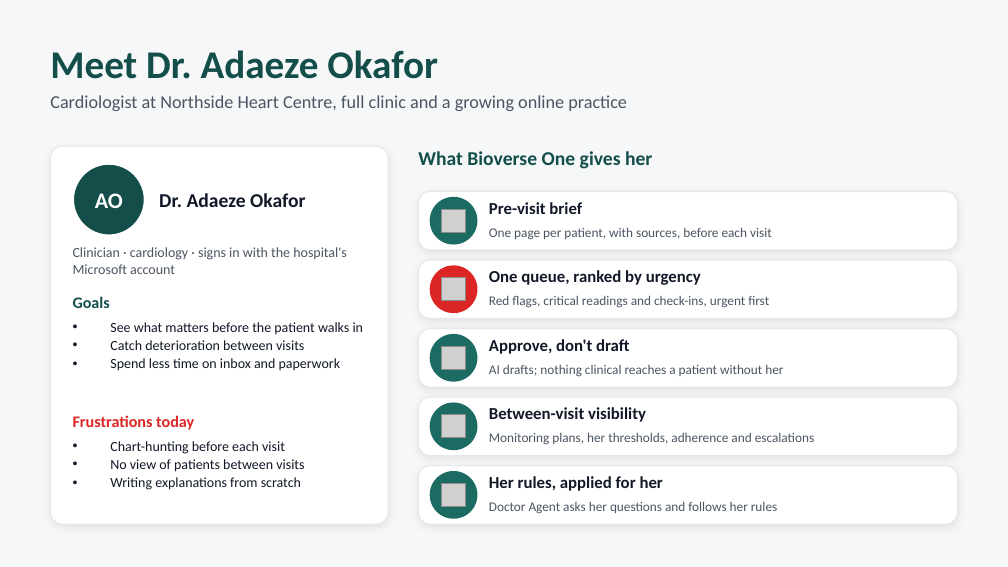
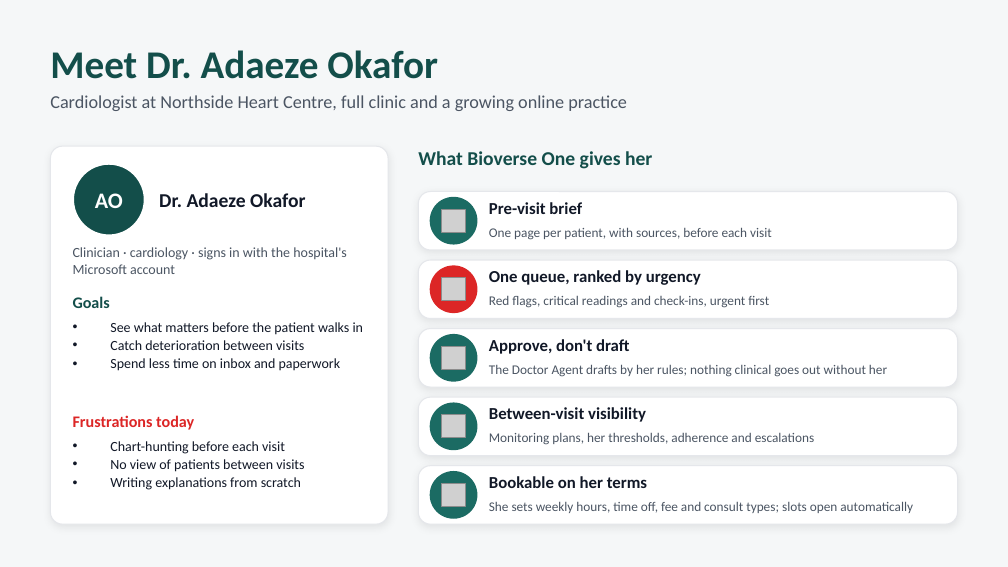
Before and after one commit to dilleeps/BioverseMyCare, a slide deck: slide 9 of docs/presentations/Bioverse-One-Personas.pptx (slide 7 before the commit). Drawn at 1008x567 pixels with LibreOffice and Linux fonts; fonts in the diff are those of the drawing; grey boxes stand for pictures. Boxes give left, top, right and bottom in pixels: in the first picture for what was removed or moved away, otherwise in the second. Text is boxed around its words. In the diff, an @@ line names an element or a change of style, - is before the commit and + after.

```diff
--- a/docs/presentations/Bioverse-One-Personas.pptx
+++ b/docs/presentations/Bioverse-One-Personas.pptx
@@ text at [489,364,887,377]: text changed @@
-AI drafts; nothing clinical reaches a patient without her
+The Doctor Agent drafts by her rules; nothing clinical goes out without her
@@ text at [489,476,647,488]: text changed @@
-Her rules, applied for her
+Bookable on her terms
@@ text at [489,501,913,513]: text changed @@
-Doctor Agent asks her questions and follows her rules
+She sets weekly hours, time off, fee and consult types; slots open automatically
```
Also in this commit, not shown: 13 other slides changed, 2 slides added.
